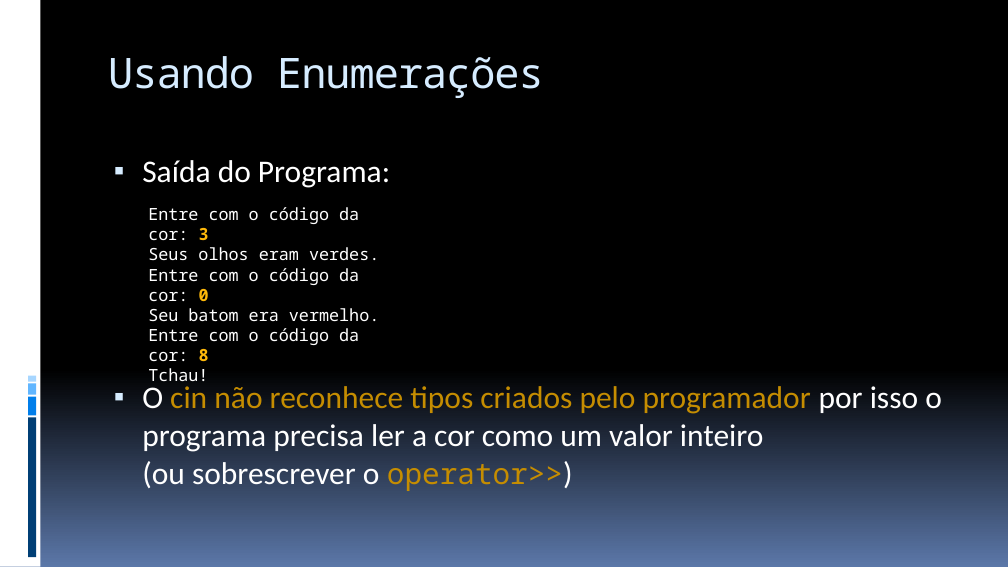
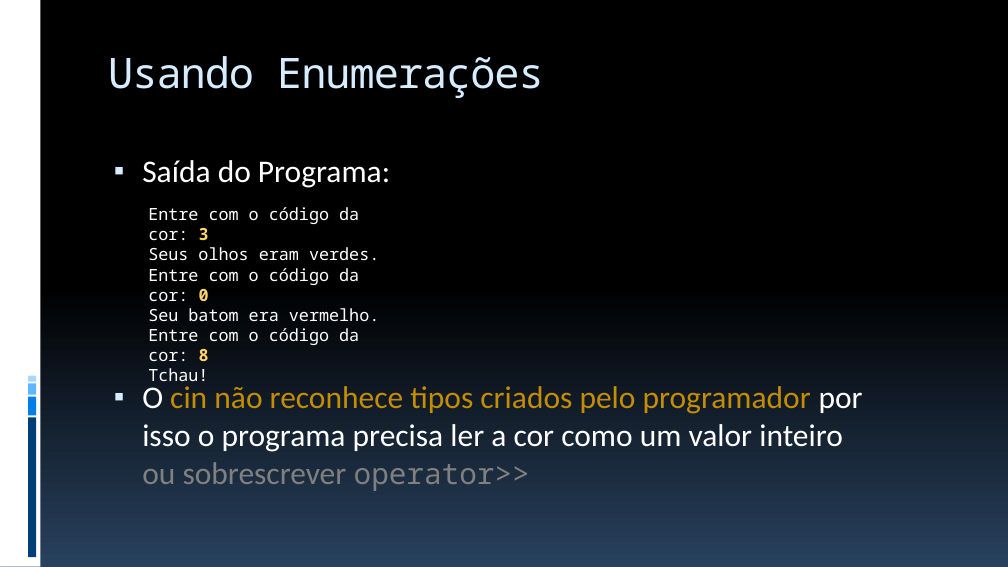
Before and after one commit to JudsonSS/ProgComp, a slide deck: slide 24 of Slides/22. Instrução de Desvio Switch.pptx. Drawn at 1008x567 pixels with LibreOffice and Linux fonts; fonts in the diff are those of the drawing. Boxes give left, top, right and bottom in pixels: in the first picture for what was removed or moved away, otherwise in the second. Text is boxed around its words. In the diff, an @@ line names an element or a change of style, - is before the commit and + after.

```diff
--- a/Slides/22. Instrução de Desvio Switch.pptx
+++ b/Slides/22. Instrução de Desvio Switch.pptx
@@ background gradient #000000 to #5B77A8 to gradient #000000 to #28415E @@
@@ text at (148,207,359,361): text colour #FEB80A to #FED46C in "3", "0", "8" @@
@@ text at (142,386,863,491): text changed @@
-▪ O cin não reconhece tipos criados pelo programador por isso o programa precisa ler a cor como um valor inteiro
-  (ou sobrescrever o operator>>)
+▪ O cin não reconhece tipos criados pelo programador por
+  isso o programa precisa ler a cor como um valor inteiro
+  ou sobrescrever operator>>
```
Also in this commit, not shown: 29 other slides changed, 7 other files.
